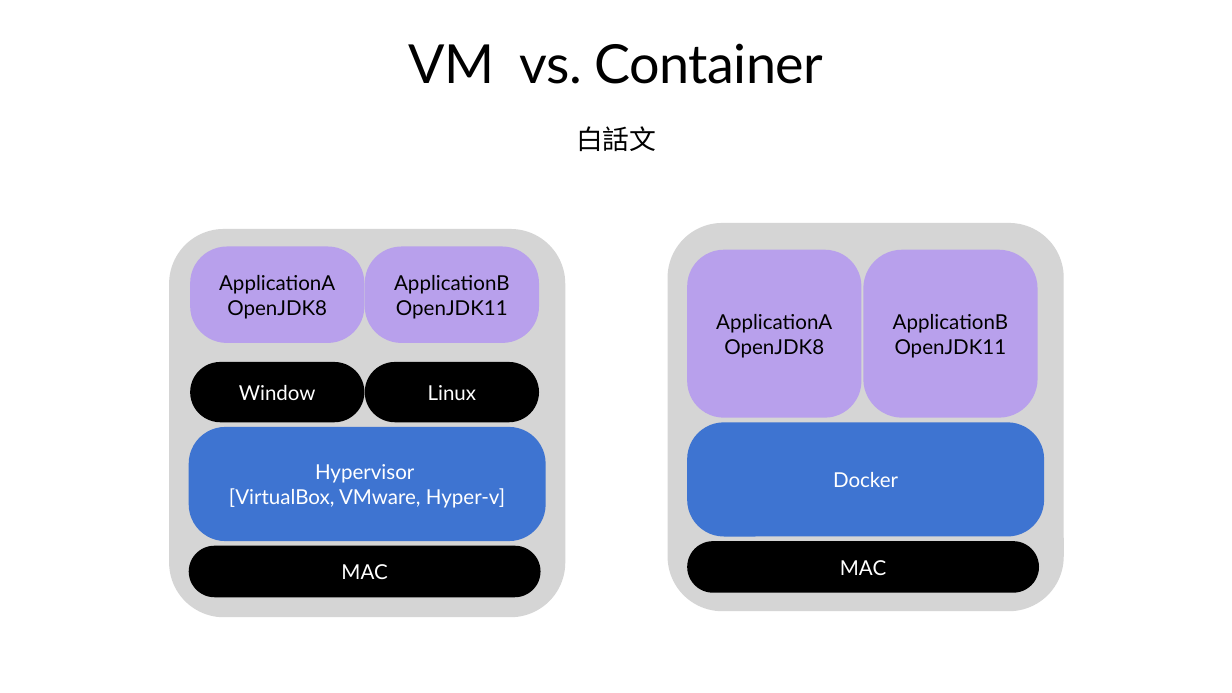
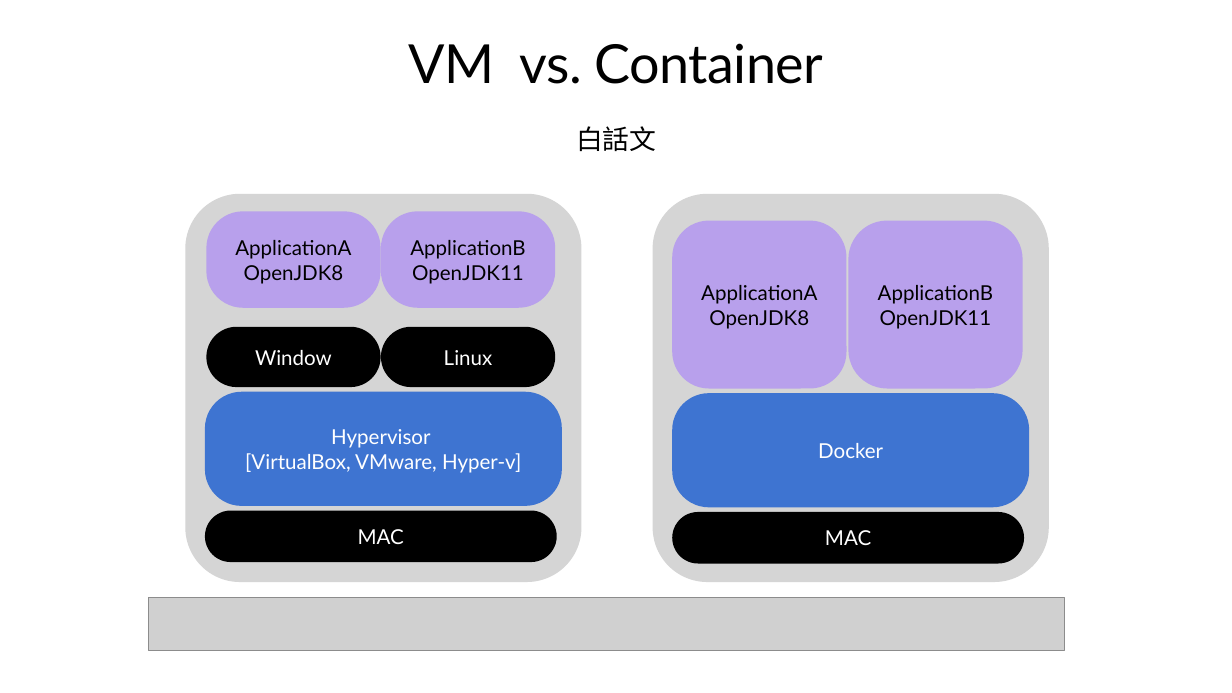
Before and after one commit to cathaylife-devops/docker-tutorial, a slide deck: slide 8 of docker-baby/docker-baby.pptx. Drawn at 1232x693 pixels with LibreOffice and Linux fonts; fonts in the diff are those of the drawing; grey boxes stand for pictures. Boxes give left, top, right and bottom in pixels: in the first picture for what was removed or moved away, otherwise in the second. Text is boxed around its words. In the diff, an @@ line names an element or a change of style, - is before the commit and + after.

```diff
--- a/docker-baby/docker-baby.pptx
+++ b/docker-baby/docker-baby.pptx
@@ 7 rounded rectangles: place and size @@
-7 rounded rectangles at (169, 229, 565, 617)
+7 rounded rectangles at (185, 194, 582, 582)
@@ 5 rounded rectangles: place and size @@
-5 rounded rectangles at (668, 223, 1064, 611)
+5 rounded rectangles at (653, 194, 1049, 582)
@@ picture added at (148, 597, 1064, 650) @@
```
Also in this commit, not shown: 10 other slides changed, 1 slide added, 3 other files.
